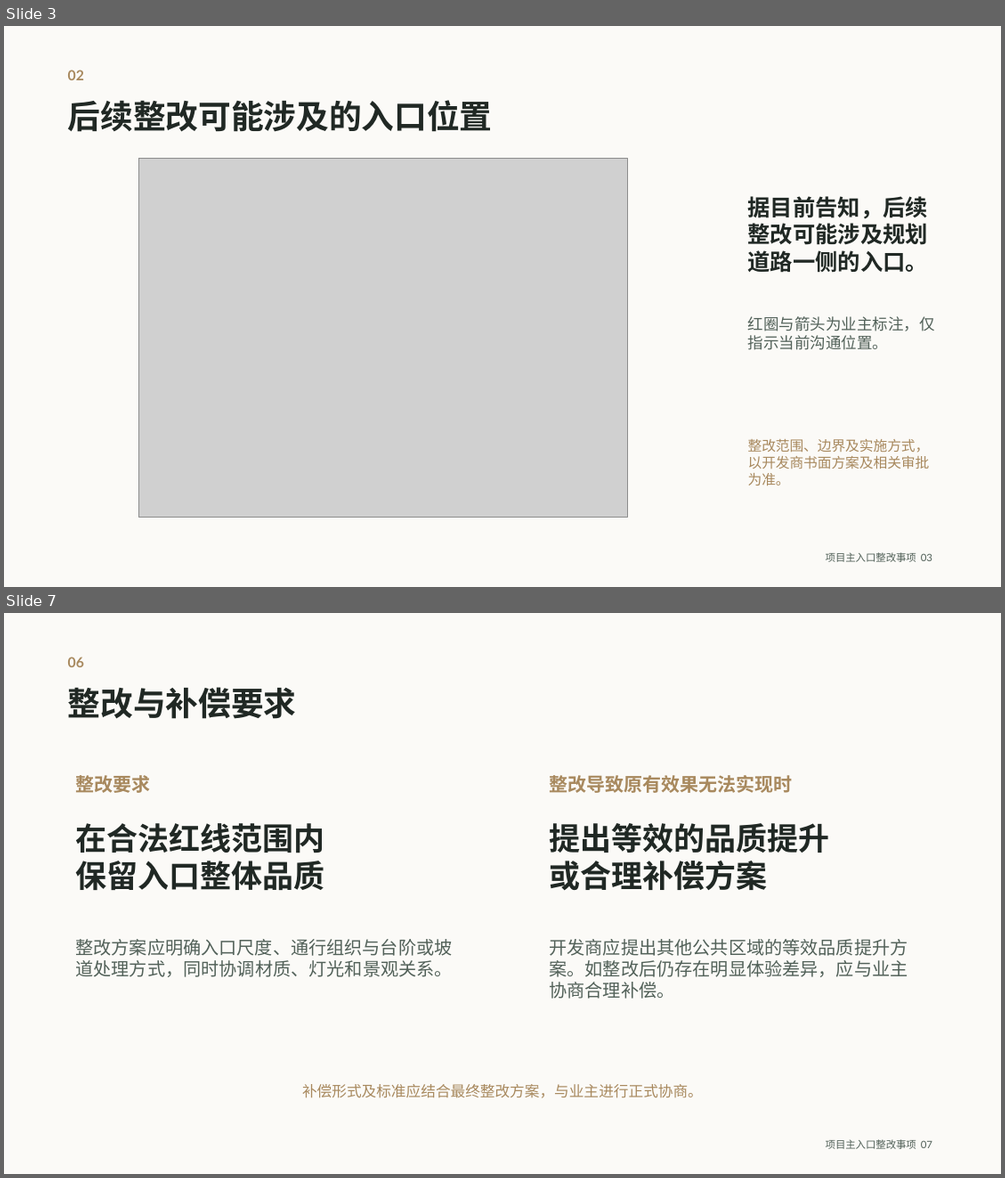
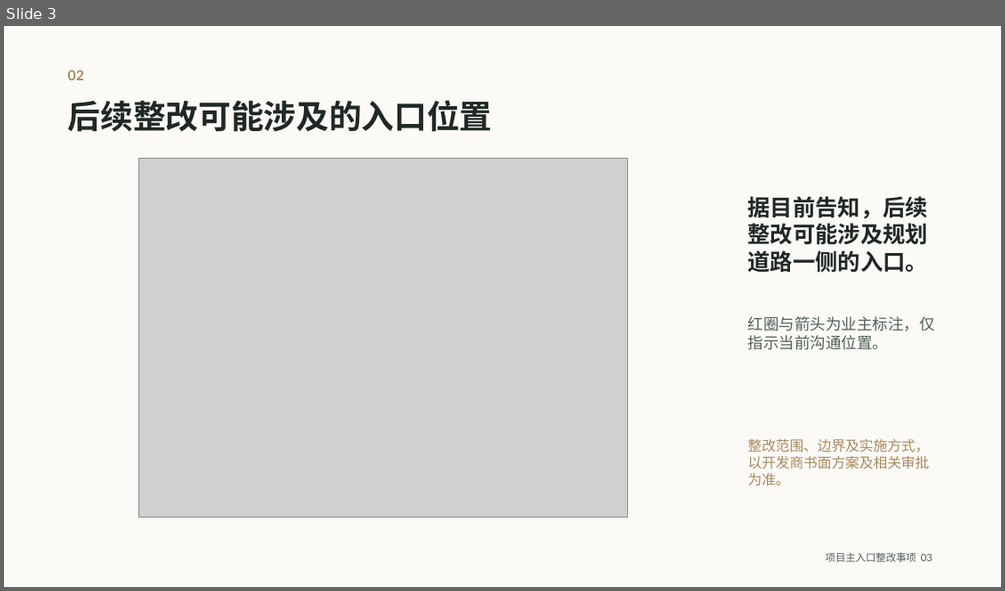
Before and after one commit to jwcesign/entrance-remediation-public-site, a slide deck: files/project-entrance-owner-opinion.pptx. Shown one above the other, each under a label of ours: slides 3 and 7 before the commit, slide 3 after it; the slides between them are not shown. The pictures are 1005x1178 and 1005x591 pixels, drawn with LibreOffice and Linux fonts; fonts in the diff are those of the drawing; grey boxes stand for pictures. Boxes give left, top, right and bottom in pixels: in the first picture for what was removed or moved away, otherwise in the second. Text is boxed around its words. In the diff, an @@ line names an element or a change of style, - is before the commit and + after.

```diff
--- a/files/project-entrance-owner-opinion.pptx
+++ b/files/project-entrance-owner-opinion.pptx
@@ slide 7 removed at box(4, 613, 1001, 1174), background #FBFAF7 @@
@@ text removed at box(68, 657, 84, 667) @@
-06
@@ text removed at box(68, 687, 297, 719) @@
-整改与补偿要求
@@ text removed at box(75, 775, 150, 793) @@
-整改要求
@@ text removed at box(549, 775, 792, 793) @@
-整改导致原有效果无法实现时
@@ text removed at box(75, 823, 324, 890) @@
-在合法红线范围内
-保留入口整体品质
@@ text removed at box(549, 823, 829, 890) @@
-提出等效的品质提升
-或合理补偿方案
@@ text removed at box(75, 939, 452, 977) @@
-整改方案应明确入口尺度、通行组织与台阶或坡道处理方式，同时协调材质、灯光和景观关系。
@@ text removed at box(549, 939, 907, 998) @@
-开发商应提出其他公共区域的等效品质提升方案。如整改后仍存在明显体验差异，应与业主协商合理补偿。
@@ text removed at box(302, 1084, 703, 1098) @@
-补偿形式及标准应结合最终整改方案，与业主进行正式协商。
@@ text removed at box(825, 1139, 932, 1149) @@
-项目主入口整改事项 07
```
Also in this commit, not shown: 3 slides changed, 4 slides added, 2 other slides removed, 10 other files.
